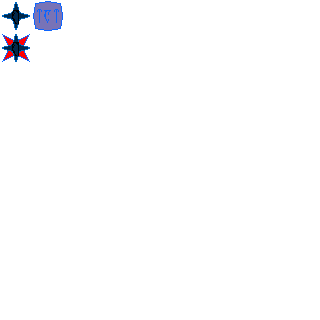
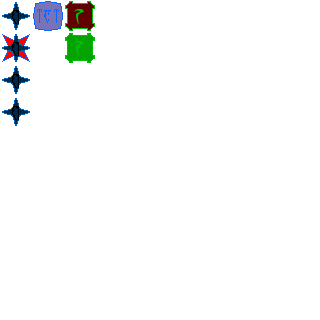
Layers edited between the first and the second 320×320 image:
added group "Rest" with 8 layers above "Dest" over (65, 1, 95, 63)
added group "RHunger" with 3 layers in group "Rest" over (65, 33, 95, 63)
added layer "r" (1st of 2, in "Rest" › "RHunger") in group "RHunger" over (74, 40, 84, 57)
added layer "Layer 11" (1st of 2, in "Rest" › "RHunger") in group "RHunger" over (66, 34, 94, 62)
added layer "Layer 10" (1st of 2, in "Rest" › "RHunger") in group "RHunger" over (65, 33, 95, 63)
added group "RHealth" with 3 layers in group "Rest" over (65, 1, 95, 31)
added layer "r" (2nd of 2, in "Rest" › "RHealth") in group "RHealth" over (74, 8, 84, 25)
added layer "Layer 11" (2nd of 2, in "Rest" › "RHealth") in group "RHealth" over (66, 2, 94, 30)
added layer "Layer 10" (2nd of 2, in "Rest" › "RHealth") in group "RHealth" over (65, 1, 95, 31)
added group "Dest" with 22 layers above "Pattern Fill 1" over (2, 66, 30, 126)
added group "DamageMag" with 4 layers in group "Dest" over (2, 98, 30, 126)
added layer "D" (1st of 4, in "Dest" › "DamageMag") in group "DamageMag" over (12, 106, 19, 120)
added layer "Layer 4" (1st of 4, in "Dest" › "DamageMag") in group "DamageMag" over (4, 100, 28, 124)
added layer "Layer 3" (1st of 4, in "Dest" › "DamageMag") in group "DamageMag" over (2, 98, 30, 126)
added group "DamageHung" with 4 layers in group "Dest" over (2, 66, 30, 94)
added layer "D" (2nd of 4, in "Dest" › "DamageHung") in group "DamageHung" over (12, 74, 19, 88)
added layer "Layer 4" (2nd of 4, in "Dest" › "DamageHung") in group "DamageHung" over (4, 68, 28, 92)
added layer "Layer 3" (2nd of 4, in "Dest" › "DamageHung") in group "DamageHung" over (2, 66, 30, 94)
